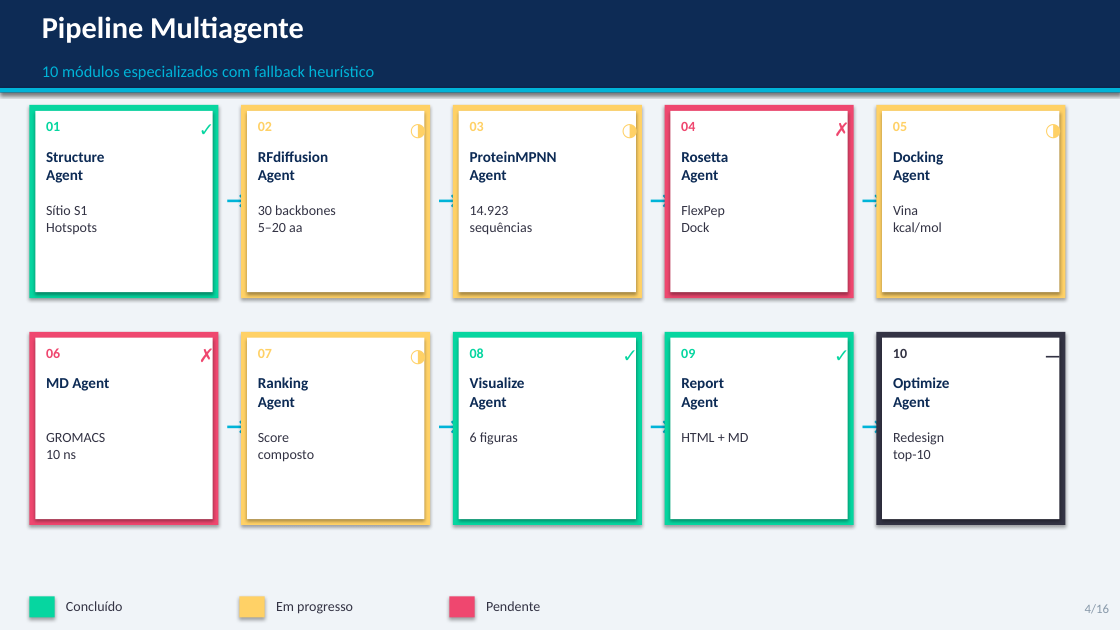
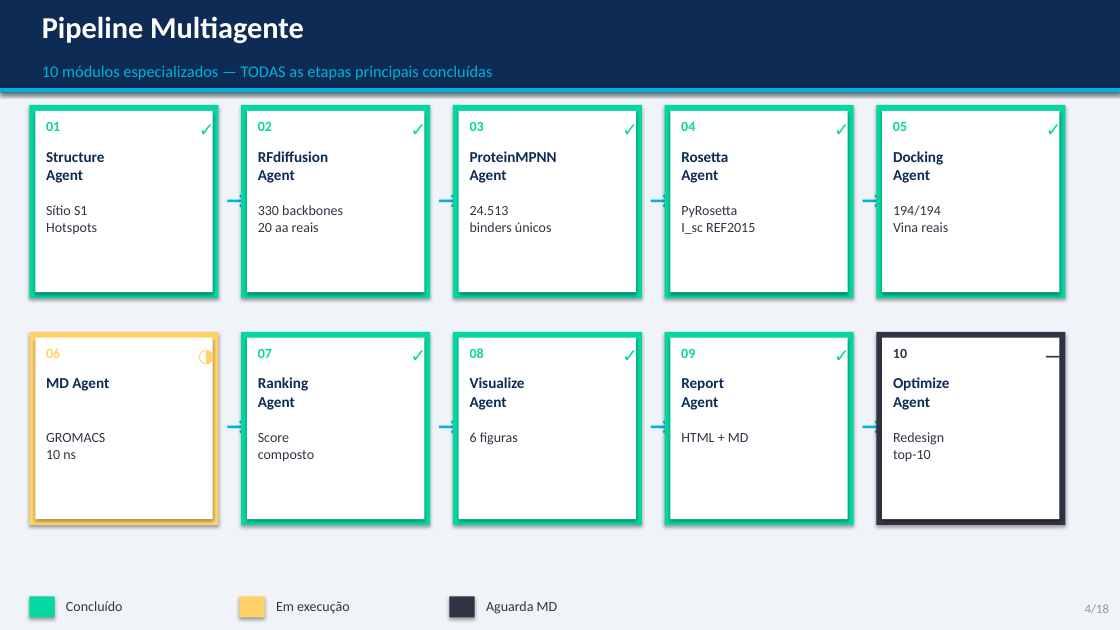
Before and after one commit to eulaliobqi/design-inibidores, a slide deck: slide 4 of apresentacao_design_inibidores.pptx. Drawn at 1120x630 pixels with LibreOffice and Linux fonts; fonts in the diff are those of the drawing. Boxes give left, top, right and bottom in pixels: in the first picture for what was removed or moved away, otherwise in the second. Text is boxed around its words. In the diff, an @@ line names an element or a change of style, - is before the commit and + after.

```diff
--- a/apresentacao_design_inibidores.pptx
+++ b/apresentacao_design_inibidores.pptx
@@ text at (x1=42, y1=65, x2=493, y2=80): text changed @@
-10 módulos especializados com fallback heurístico
+10 módulos especializados — TODAS as etapas principais concluídas
@@ text at (x1=392, y1=113, x2=434, y2=143): text changed; text colour #FFD166 to #06D6A0 @@
-◑
+✓
@@ text at (x1=604, y1=113, x2=646, y2=143): text changed; text colour #FFD166 to #06D6A0 @@
-◑
+✓
@@ rectangle at (x1=665, y1=105, x2=854, y2=298): fill #EF476F to #06D6A0 @@
@@ text "04" at (x1=681, y1=122, x2=695, y2=131): text colour #EF476F to #06D6A0 @@
@@ text at (x1=816, y1=113, x2=858, y2=143): text changed; text colour #EF476F to #06D6A0 @@
-✗
+✓
@@ text at (x1=1028, y1=113, x2=1070, y2=143): text changed; text colour #FFD166 to #06D6A0 @@
-◑
+✓
@@ text at (x1=470, y1=206, x2=509, y2=215): text changed @@
-14.923
-sequências
+24.513
+binders únicos
@@ text at (x1=681, y1=206, x2=755, y2=234): text changed @@
-FlexPep
-Dock
+PyRosetta
+I_sc REF2015
@@ text at (x1=893, y1=205, x2=948, y2=232): text changed @@
-Vina
-kcal/mol
+194/194
+Vina reais
@@ text at (x1=258, y1=222, x2=319, y2=232): text changed @@
-30 backbones
-5–20 aa
+330 backbones
+20 aa reais
@@ rectangle at (x1=29, y1=332, x2=218, y2=525): fill #EF476F to #FFD166 @@
@@ text "06" at (x1=46, y1=348, x2=60, y2=358): text colour #EF476F to #FFD166 @@
@@ text at (x1=181, y1=340, x2=223, y2=370): text changed; text colour #EF476F to #FFD166 @@
-✗
+◑
@@ fill #FFD166 to #06D6A0 in 4 elements at (x1=241, y1=105, x2=430, y2=298), (x1=453, y1=105, x2=642, y2=298), (x1=876, y1=105, x2=1065, y2=298), (x1=241, y1=332, x2=430, y2=525) @@
@@ text colour #FFD166 to #06D6A0 in 4 elements at (x1=258, y1=122, x2=272, y2=131), (x1=470, y1=122, x2=484, y2=131), (x1=893, y1=122, x2=907, y2=131), (x1=258, y1=349, x2=272, y2=358) @@
@@ text at (x1=392, y1=340, x2=434, y2=370): text changed; text colour #FFD166 to #06D6A0 @@
-◑
+✓
@@ rectangle at (x1=450, y1=597, x2=475, y2=618): fill #EF476F to #333344 @@
@@ text at (x1=276, y1=601, x2=350, y2=614): text changed @@
-Em progresso
+Em execução
@@ text at (x1=486, y1=601, x2=558, y2=614): text changed @@
-Pendente
+Aguarda MD
@@ text at (x1=1085, y1=604, x2=1109, y2=614): text changed @@
-4/16
+4/18
```
Also in this commit, not shown: 8 other slides changed, 9 slides added, 7 slides removed, 47 other files.
